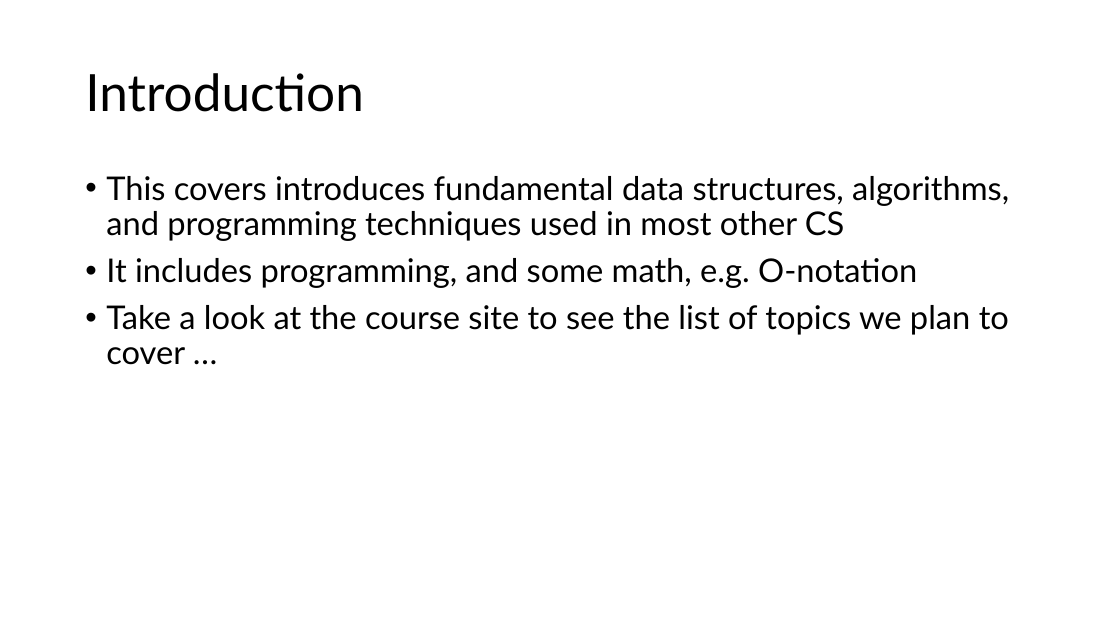
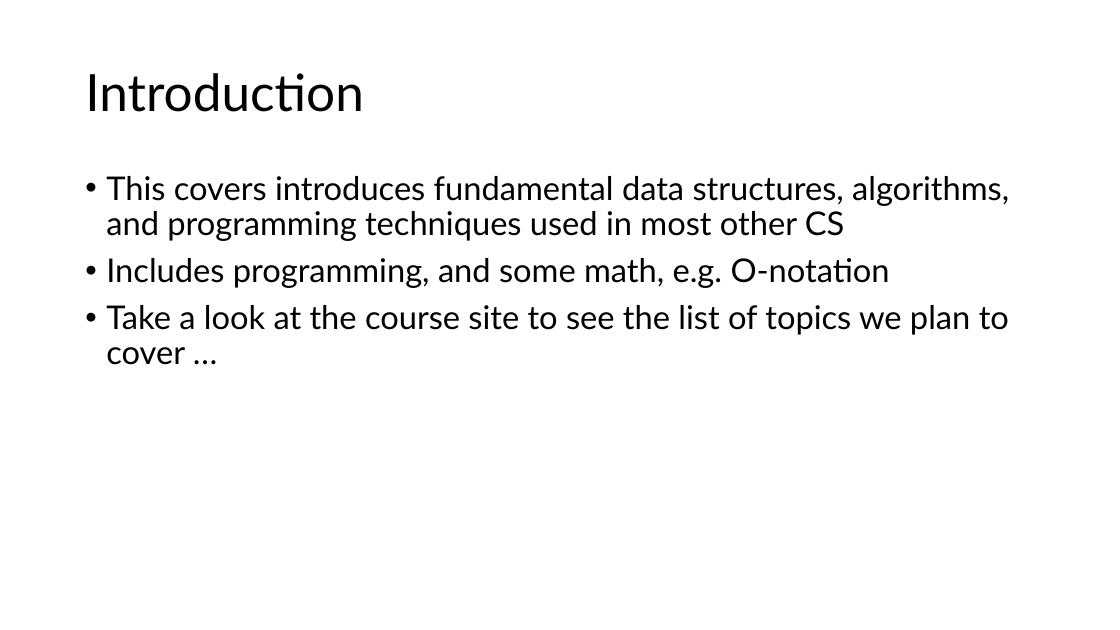
Before and after one commit to tjd1234/cmpt225Summer2026, a slide deck: slide 2 of lectures/lecture1/lecture1.pptx. Drawn at 1120x630 pixels with LibreOffice and Linux fonts; fonts in the diff are those of the drawing. Boxes give left, top, right and bottom in pixels: in the first picture for what was removed or moved away, otherwise in the second. Text is boxed around its words. In the diff, an @@ line names an element or a change of style, - is before the commit and + after.

```diff
--- a/lectures/lecture1/lecture1.pptx
+++ b/lectures/lecture1/lecture1.pptx
@@ text at box(106, 258, 890, 288): text changed @@
-• It includes programming, and some math, e.g. O-notation
+• Includes programming, and some math, e.g. O-notation
```
Also in this commit, not shown: 1 other slide changed, 4 other files.
